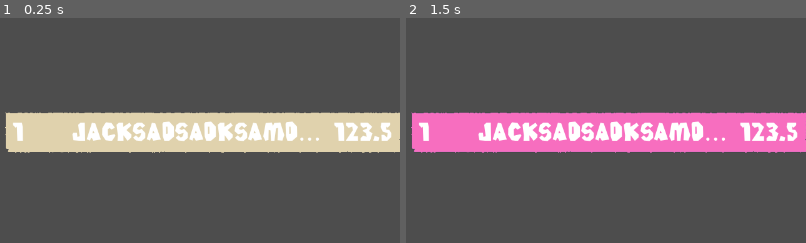
Above: before the commit, frames 1-2 (left to right).
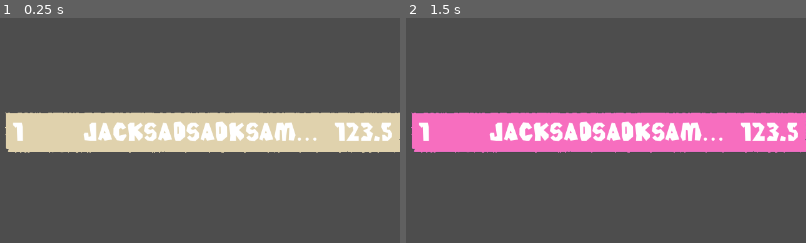
Above: after the commit, the same moments.

Repository: MRafliRasyiidin/nothing-works-as-expected
Game: Godot game, scene res://scenes/main_menu/leaderboard_row.tscn
Same seed, same stepped clock (60 frames per second), same inputs: the game is played once before the commit and once after it. This scene is started directly instead of the project's main scene.
Inputs (mouse positions are % of the whole screen's width and height, from its top left):
- Up to frame 1 (0.25 s): no input
- Up to frame 2 (1.5 s): click (53, 50) at 0.5 s; tap Enter at 1.25 s; move the mouse to (72, 45) at 1.27 s; press the mouse at (72, 45) at 1.28 s; hold D (right) from 1.28 s (still down)
The pictures show only the part of the screen within x 25-75%, y 25-75%; the shares and areas given below are measured in that part.

The runs differ from the first frame. In frame 1, 2.7% of the frame differs, in the area x 18-98%, y 45-55%; in frame 2, 3.2%.

Commit message:
fix: change stretch size

Diff:
--- a/scenes/main_menu/leaderboard_row.tscn
+++ b/scenes/main_menu/leaderboard_row.tscn
@@ -50,7 +50,7 @@
 [node name="Number" type="Label" parent="TextureButton/HBoxContainer"]
 layout_mode = 2
 size_flags_horizontal = 3
-size_flags_stretch_ratio = 0.9
+size_flags_stretch_ratio = 1.1
 theme_override_fonts/font = ExtResource("3_ivs7g")
 theme_override_font_sizes/font_size = 40
 text = "1"
@@ -58,7 +58,7 @@
 [node name="Name" type="Label" parent="TextureButton/HBoxContainer"]
 layout_mode = 2
 size_flags_horizontal = 3
-size_flags_stretch_ratio = 4.0
+size_flags_stretch_ratio = 3.9
 theme_override_fonts/font = ExtResource("3_ivs7g")
 theme_override_font_sizes/font_size = 40
 text = "Jacksadsadksamdkdsmksa"
Not shown, changed: export_presets.cfg
